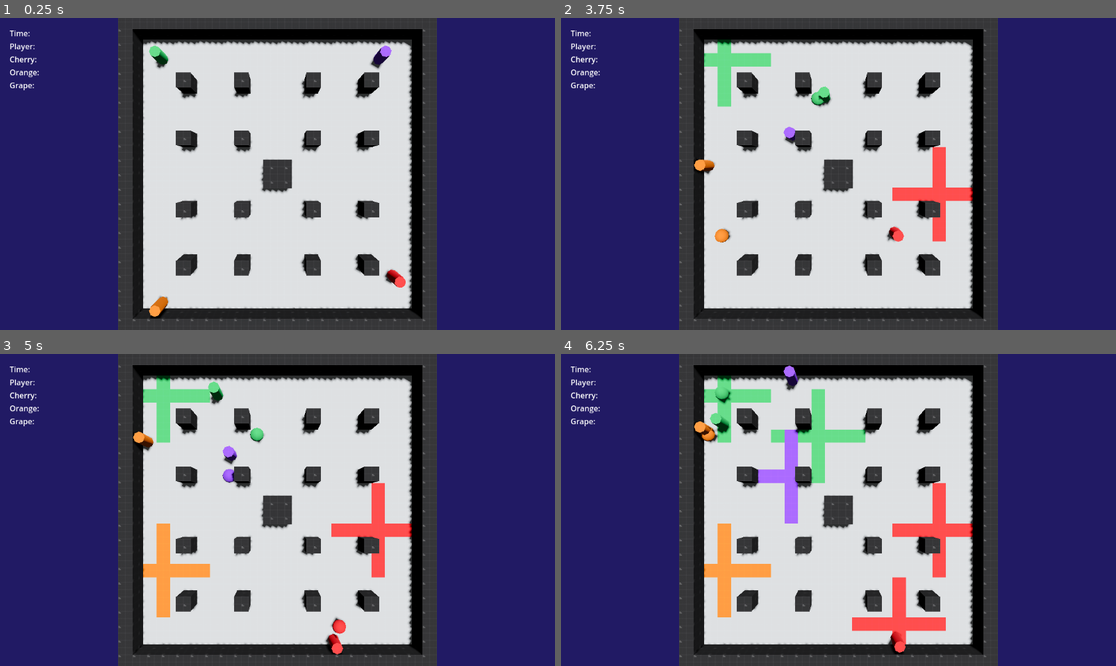
Above: before the commit, frames 1-4 (two rows, left to right).
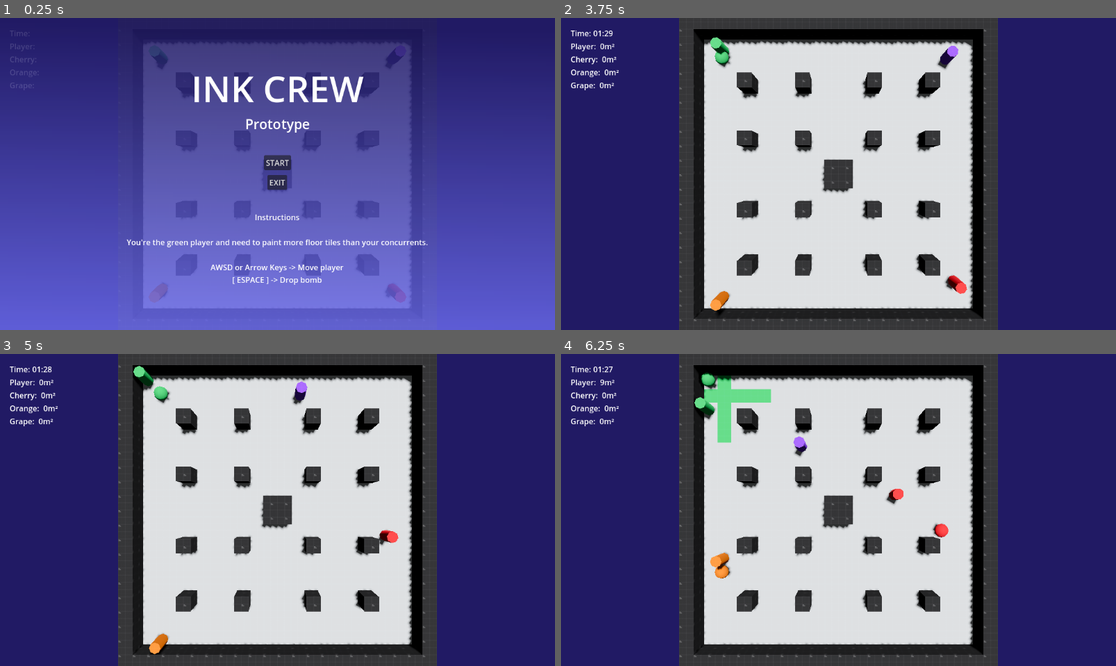
Above: after the commit, the same moments.

Repository: Urutau-Games/ink-crew
Game: Godot game, scene res://match.tscn
Two runs of this game, one before a commit and one after it. Both use one fixed random seed, a clock stepped at 60 frames per second and the inputs below.
Inputs (mouse positions are in pixels of both pictures, inside the frame that each line leads up to):
- Up to frame 1 (0.25 s): no input
- Up to frame 2 (3.75 s): click (838, 161) at 0.5 s, where only the run after the commit has a clickable "START"; hold D (walk_right) 1.28-2.03 s; tap Space (drop_bomb) every 0.75 s from 1.35 to 3.6 s; hold S (walk_backward) 2.03-2.78 s; hold D (walk_right) 2.78-3.53 s; hold W (walk_forward) from 3.53 s (still down)
- Up to frame 3 (5 s): release W (walk_forward) at 4.28 s; hold A (walk_left) from 4.28 s (still down); tap Space (drop_bomb) at 4.35 s
- Up to frame 4 (6.25 s): tap Space (drop_bomb) at 5.1, 5.85 s; release A (walk_left) at 5.78 s; hold S (walk_backward) from 5.78 s (still down)

The runs differ from the first frame. In frame 1, 90% of the frame differs, in the area x 0-100%, y 0-100%; in frame 2, 3.4%; in frame 3, 4.7%; in frame 4, 6.8%.

Commit message:
Complete gameplay cycle

Diff:
--- a/arena.tscn
+++ b/arena.tscn
@@ -39,6 +39,7 @@
 [node name="Player" parent="." node_paths=PackedStringArray("input_controler") instance=ExtResource("2_fu4bq")]
 transform = Transform3D(1, 0, 0, 0, 1, 0, 0, 0, 1, -9, 1, -9)
 input_controler = NodePath("HumanPlayerController")
+tag = 0
 
 [node name="HumanPlayerController" type="Node" parent="Player"]
 script = ExtResource("3_sbb53")
@@ -48,6 +49,7 @@
 transform = Transform3D(1, 0, 0, 0, 1, 0, 0, 0, 1, -9, 1, 8)
 input_controler = NodePath("RandomNpcController")
 bomb_color = 2
+tag = 2
 
 [node name="RandomNpcController" type="Node" parent="NPC1"]
 script = ExtResource("4_pbtuc")
@@ -57,6 +59,7 @@
 transform = Transform3D(1, 0, 0, 0, 1, 0, 0, 0, 1, 8, 1, -9)
 input_controler = NodePath("RandomNpcController")
 bomb_color = 3
+tag = 3
 
 [node name="RandomNpcController" type="Node" parent="NPC2"]
 script = ExtResource("4_pbtuc")
@@ -67,6 +70,7 @@
 transform = Transform3D(1, 0, 0, 0, 1, 0, 0, 0, 1, 8, 1, 8)
 input_controler = NodePath("RandomNpcController")
 bomb_color = 4
+tag = 1
 
 [node name="RandomNpcController" type="Node" parent="NPC3"]
 script = ExtResource("4_pbtuc")
--- a/bomb.gd
+++ b/bomb.gd
@@ -8,14 +8,15 @@
 @export var textures: Dictionary[Constants.FloorColor, Texture2D] = {}
 
 @export var color: Constants.FloorColor = Constants.FloorColor.Green
+@export var bomb_owner: Constants.PlayerTag = Constants.PlayerTag.None
 
 var _affected_tiles: Array = []
 
-@onready var visuals = $Visuals
+@onready var _visuals = $Visuals
 @onready var _material: StandardMaterial3D
 
 func _ready() -> void:
-	_material = visuals.material
+	_material = _visuals.material
 	_define_color()
 	_adjust_raycasts()
 
@@ -44,7 +45,7 @@
 			raycast.force_raycast_update()
 
 	for tile in _affected_tiles:
-		tile.paint(color)
+		tile.paint(color, bomb_owner)
 
 	exploded.emit()
 	queue_free()
--- a/constants.gd
+++ b/constants.gd
@@ -1,4 +1,6 @@
 extends Object
 class_name Constants
 
-enum FloorColor {Dark, Green, Orange, Purpe, Red, Light}
+enum FloorColor {Dark, Green, Orange, Purple, Red, Light}
+
+enum PlayerTag {None = -1, Player1, RedNpc, OrangeNpc, PurpleNpc}
--- a/event_bus.gd
+++ b/event_bus.gd
@@ -1,3 +1,4 @@
 extends Node
 
-signal tile_painted(who: int, color: Constants.FloorColor)
+@warning_ignore("unused_signal")
+signal tile_painted(owner: Constants.PlayerTag, previousOwner: Constants.PlayerTag)
--- a/floor_tile.gd
+++ b/floor_tile.gd
@@ -7,10 +7,15 @@
 @export var empty_color: Constants.FloorColor = Constants.FloorColor.Light
 
 var _material: StandardMaterial3D
+var _current_owner: Constants.PlayerTag = Constants.PlayerTag.None
 
 func _ready() -> void:
 	_material = tile.material
 	_material.albedo_texture = textures[empty_color]
 
-func paint(color: Constants.FloorColor):
+func paint(color: Constants.FloorColor, new_owner: Constants.PlayerTag):
 	_material.albedo_texture = textures[color]
+	var previous_owner = _current_owner
+	_current_owner = new_owner
+
+	EventBus.tile_painted.emit(_current_owner, previous_owner)
--- a/match.gd
+++ b/match.gd
@@ -1,6 +1,124 @@
 extends Control
 
+enum MatchState {Menu, Countdown, Playing, Finished}
+
+class MatchData:
+	var score: Dictionary[Constants.PlayerTag, int] = {
+		Constants.PlayerTag.Player1: 0,
+		Constants.PlayerTag.RedNpc: 0,
+		Constants.PlayerTag.OrangeNpc: 0,
+		Constants.PlayerTag.PurpleNpc: 0
+	}
+
+	var state: MatchState = MatchState.Menu
+
+@export_category("Match Control")
+## Match time in seconds
+@export var match_time: float = 90
+## Countdown to start in seconds
+@export var match_countdown: float = 3
+
+@onready var time_label = %TimeLabel
+@onready var player_area = %PlayerArea
+@onready var red_npc_area = %RedNpcArea
+@onready var orange_npc_area = %OrangeNpcArea
+@onready var purple_npc_area = %PurpleNpcArea
+@onready var arena = %Arena
+@onready var countdown_timer: Timer = $CountdownTimer
+@onready var match_timer: Timer = $MatchTimer
+
+@onready var countdown: CanvasLayer = $Countdown
+@onready var results: CanvasLayer = $Results
+@onready var menu: CanvasLayer = $Menu
+@onready var countdown_label = $Countdown/Control/Panel/CountdownLabel
+@onready var results_table: VBoxContainer = $Results/Control/Panel/VBoxContainer/ResultsTable
+
+const AREA_TEMPLATE := "%dm²"
+const TIME_TEMPLATE: String = "%02d:%02d"
+const COUNTDOWN_TEMPLATE: String = "%d"
+const MINUTE_IN_SECONDS: float = 60
+
+const PLAYER_NAMES = ['Player', 'Cherry', 'Orange', 'Grape']
+
+var _match_data: MatchData
+
+var result_entry_scene: PackedScene = preload("res://result_entry.tscn")
+
+func _ready() -> void:
+	arena.process_mode = Node.PROCESS_MODE_DISABLED
+	EventBus.tile_painted.connect(_on_title_painted)
+	_match_data = MatchData.new()
+
+func _process(_delta: float) -> void:
+	match _match_data.state:
+		MatchState.Playing:
+			_set_timer_label()
+			player_area.text = AREA_TEMPLATE % _match_data.score[Constants.PlayerTag.Player1]
+			red_npc_area.text = AREA_TEMPLATE % _match_data.score[Constants.PlayerTag.RedNpc]
+			orange_npc_area.text = AREA_TEMPLATE % _match_data.score[Constants.PlayerTag.OrangeNpc]
+			purple_npc_area.text = AREA_TEMPLATE % _match_data.score[Constants.PlayerTag.PurpleNpc]
+
+		MatchState.Countdown:
+			countdown_label.text = COUNTDOWN_TEMPLATE % (countdown_timer.time_left + 1)
+
+		_:
+			return
+
+func _set_timer_label():
+	var time_left = match_timer.time_left
+	var minutes: float = time_left / MINUTE_IN_SECONDS
+	var seconds: float = fmod(time_left, MINUTE_IN_SECONDS)
+	time_label.text = TIME_TEMPLATE % [minutes, seconds]
+
+func _on_title_painted(who: Constants.PlayerTag, previousOwner: Constants.PlayerTag):
+	_match_data.score[who] += 1
+	if not previousOwner == Constants.PlayerTag.None:
+		_match_data.score[previousOwner] -= 1
+
 func _unhandled_input(event: InputEvent) -> void:
-	var keyboard = event as InputEventKey
-	if keyboard and keyboard.keycode == KEY_F3:
-		get_tree().reload_current_scene()
+	if OS.has_feature("editor"):
+		var keyboard = event as InputEventKey
+		if keyboard and keyboard.keycode == KEY_F3:
+			_restart_scene()
+
+func _restart_scene():
+	get_tree().reload_current_scene()
+
+func _on_countdown_timer_timeout() -> void:
+	countdown.hide()
+	_match_data.state = MatchState.Playing
+	arena.process_mode = Node.PROCESS_MODE_ALWAYS
+	match_timer.start(match_time)
+
+func _on_match_timer_timeout() -> void:
+	arena.process_mode = Node.PROCESS_MODE_DISABLED
+	_match_data.state = MatchState.Finished
+	_build_and_show_results()
+
+func _build_and_show_results():
+	var score_array = _match_data.score.keys().map(func (key): return [PLAYER_NAMES[key], _match_data.score[key]])
+
+	score_array.sort_custom(_sort_result_descending)
+
+	for result in score_array:
+		var entry = result_entry_scene.instantiate()
+		results_table.add_child(entry)
+		entry.player = result[0]
+		entry.area = AREA_TEMPLATE % result[1]
+
+	results.show()
+
+func _sort_result_descending(a: Array, b: Array):
+	return a[1] > b[1]
+
+func _on_exit_button_pressed() -> void:
+	get_tree().quit()
+
+func _on_start_button_pressed() -> void:
+	menu.hide()
+	_match_data.state = MatchState.Countdown
+	countdown.show()
+	countdown_timer.start(match_countdown)
+
+func _on_restart_button_pressed() -> void:
+	_restart_scene()
--- a/match.tscn
+++ b/match.tscn
@@ -1,7 +1,18 @@
-[gd_scene load_steps=3 format=3 uid="uid://cv5loklt3i5d5"]
+[gd_scene load_steps=6 format=3 uid="uid://cv5loklt3i5d5"]
 
 [ext_resource type="Script" uid="uid://b5cg5euqmr6ip" path="res://match.gd" id="1_2n26j"]
 [ext_resource type="PackedScene" uid="uid://duwoi70lglhbr" path="res://arena.tscn" id="1_7y1jj"]
+
+[sub_resource type="Gradient" id="Gradient_x8et2"]
+colors = PackedColorArray(0.12941177, 0.101960786, 0.39215687, 0.8509804, 0.4117647, 0.4117647, 0.91764706, 0.8509804)
+
+[sub_resource type="GradientTexture2D" id="GradientTexture2D_crtjb"]
+gradient = SubResource("Gradient_x8et2")
+fill_from = Vector2(0.48076922, 0.014957265)
+fill_to = Vector2(0.4508547, 1)
+
+[sub_resource type="StyleBoxTexture" id="StyleBoxTexture_xkuxl"]
+texture = SubResource("GradientTexture2D_crtjb")
 
 [node name="Match" type="Control"]
 layout_mode = 3
@@ -29,6 +40,8 @@
 render_target_update_mode = 4
 
 [node name="Arena" parent="GameLayer/SubViewportContainer/SubViewport" instance=ExtResource("1_7y1jj")]
+unique_name_in_owner = true
+process_mode = 4
 
 [node name="UILayer" type="CanvasLayer" parent="."]
 
@@ -113,3 +126,193 @@
 [node name="PurpleNpcArea" type="Label" parent="UILayer/Control/HBoxContainer/MarginContainer/VBoxContainer/HBoxContainer5"]
 unique_name_in_owner = true
 layout_mode = 2
+
+[node name="MatchTimer" type="Timer" parent="."]
+one_shot = true
+
+[node name="CountdownTimer" type="Timer" parent="."]
+one_shot = true
+
+[node name="Menu" type="CanvasLayer" parent="."]
+layer = 2
+
+[node name="Control" type="Control" parent="Menu"]
+layout_mode = 3
+anchors_preset = 15
+anchor_right = 1.0
+anchor_bottom = 1.0
+grow_horizontal = 2
+grow_vertical = 2
+
+[node name="Panel" type="Panel" parent="Menu/Control"]
+layout_mode = 1
+anchors_preset = 15
+anchor_right = 1.0
+anchor_bottom = 1.0
+grow_horizontal = 2
+grow_vertical = 2
+theme_override_styles/panel = SubResource("StyleBoxTexture_xkuxl")
+
+[node name="VBoxContainer" type="VBoxContainer" parent="Menu/Control/Panel"]
+layout_mode = 1
+anchors_preset = 8
+anchor_left = 0.5
+anchor_top = 0.5
+anchor_right = 0.5
+anchor_bottom = 0.5
+offset_left = -20.0
+offset_top = -20.0
+offset_right = 20.0
+offset_bottom = 20.0
+grow_horizontal = 2
+grow_vertical = 2
+theme_override_constants/separation = 45
+
+[node name="VBoxContainer2" type="VBoxContainer" parent="Menu/Control/Panel/VBoxContainer"]
+layout_mode = 2
+
+[node name="Label" type="Label" parent="Menu/Control/Panel/VBoxContainer/VBoxContainer2"]
+layout_mode = 2
+theme_override_font_sizes/font_size = 75
+text = "INK CREW"
+horizontal_alignment = 1
+vertical_alignment = 1
+
+[node name="Label2" type="Label" parent="Menu/Control/Panel/VBoxContainer/VBoxContainer2"]
+layout_mode = 2
+theme_override_font_sizes/font_size = 28
+text = "Prototype"
+horizontal_alignment = 1
+vertical_alignment = 1
+
+[node name="VBoxContainer" type="VBoxContainer" parent="Menu/Control/Panel/VBoxContainer"]
+layout_mode = 2
+theme_override_constants/separation = 10
+
+[node name="StartButton" type="Button" parent="Menu/Control/Panel/VBoxContainer/VBoxContainer"]
+layout_mode = 2
+size_flags_horizontal = 4
+text = "START"
+
+[node name="ExitButton" type="Button" parent="Menu/Control/Panel/VBoxContainer/VBoxContainer"]
+layout_mode = 2
+size_flags_horizontal = 4
+text = "EXIT"
+
+[node name="Label" type="Label" parent="Menu/Control/Panel/VBoxContainer"]
+layout_mode = 2
+text = "Instructions
+
+You're the green player and need to paint more floor tiles than your concurrents.
+
+AWSD or Arrow Keys -> Move player
+[ ESPACE ] -> Drop bomb"
+horizontal_alignment = 1
+vertical_alignment = 1
+
+[node name="Results" type="CanvasLayer" parent="."]
+layer = 3
+visible = false
+
+[node name="Control" type="Control" parent="Results"]
+layout_mode = 3
+anchors_preset = 15
+anchor_right = 1.0
+anchor_bottom = 1.0
+grow_horizontal = 2
+grow_vertical = 2
+
+[node name="Panel" type="Panel" parent="Results/Control"]
+layout_mode = 1
+anchors_preset = 15
+anchor_right = 1.0
+anchor_bottom = 1.0
+grow_horizontal = 2
+grow_vertical = 2
+theme_override_styles/panel = SubResource("StyleBoxTexture_xkuxl")
+
+[node name="VBoxContainer" type="VBoxContainer" parent="Results/Control/Panel"]
+layout_mode = 1
+anchors_preset = 8
+anchor_left = 0.5
+anchor_top = 0.5
+anchor_right = 0.5
+anchor_bottom = 0.5
+offset_left = -20.0
+offset_top = -20.0
+offset_right = 20.0
+offset_bottom = 20.0
+grow_horizontal = 2
+grow_vertical = 2
+theme_override_constants/separation = 45
+
+[node name="Label2" type="Label" parent="Results/Control/Panel/VBoxContainer"]
+layout_mode = 2
+theme_override_font_sizes/font_size = 75
+text = "RESULTS"
+horizontal_alignment = 1
+vertical_alignment = 1
+
+[node name="ResultsTable" type="VBoxContainer" parent="Results/Control/Panel/VBoxContainer"]
+layout_mode = 2
+size_flags_horizontal = 4
+
+[node name="VBoxContainer" type="VBoxContainer" parent="Results/Control/Panel/VBoxContainer"]
+layout_mode = 2
+theme_override_constants/separation = 10
+
+[node name="RestartButton" type="Button" parent="Results/Control/Panel/VBoxContainer/VBoxContainer"]
+layout_mode = 2
+size_flags_horizontal = 4
+text = "RESTART"
+
+[node name="ExitButton" type="Button" parent="Results/Control/Panel/VBoxContainer/VBoxContainer"]
+layout_mode = 2
+size_flags_horizontal = 4
+text = "EXIT"
+
+[node name="Countdown" type="CanvasLayer" parent="."]
+layer = 4
+visible = false
+
+[node name="Control" type="Control" parent="Countdown"]
+layout_mode = 3
+anchors_preset = 15
+anchor_right = 1.0
+anchor_bottom = 1.0
+grow_horizontal = 2
+grow_vertical = 2
+
+[node name="Panel" type="Panel" parent="Countdown/Control"]
+layout_mode = 1
+anchors_preset = 15
+anchor_right = 1.0
+anchor_bottom = 1.0
+grow_horizontal = 2
+grow_vertical = 2
+theme_override_styles/panel = SubResource("StyleBoxTexture_xkuxl")
+
+[node name="CountdownLabel" type="Label" parent="Countdown/Control/Panel"]
+layout_mode = 1
+anchors_preset = 8
+anchor_left = 0.5
+anchor_top = 0.5
+anchor_right = 0.5
+anchor_bottom = 0.5
+offset_left = -20.0
+offset_top = -11.5
+offset_right = 20.0
+offset_bottom = 11.5
+grow_horizontal = 2
+grow_vertical = 2
+theme_override_font_sizes/font_size = 150
+text = "3"
+horizontal_alignment = 1
+vertical_alignment = 1
+
+[connection signal="timeout" from="MatchTimer" to="." method="_on_match_timer_timeout"]
+[connection signal="timeout" from="CountdownTimer" to="." method="_on_countdown_timer_timeout"]
+[connection signal="pressed" from="Menu/Control/Panel/VBoxContainer/VBoxContainer/StartButton" to="." method="_on_start_button_pressed"]
+[connection signal="pressed" from="Menu/Control/Panel/VBoxContainer/VBoxContainer/ExitButton" to="." method="_on_exit_button_pressed"]
+[connection signal="pressed" from="Results/Control/Panel/VBoxContainer/VBoxContainer/RestartButton" to="." method="_on_restart_button_pressed"]
+[connection signal="pressed" from="Results/Control/Panel/VBoxContainer/VBoxContainer/ExitButton" to="." method="_on_exit_button_pressed"]
--- a/player.gd
+++ b/player.gd
@@ -15,11 +15,13 @@
 @export var max_bombs: int = 1
 @export var bomb_color: Constants.FloorColor = Constants.FloorColor.Green
 
+@export var tag: Constants.PlayerTag = Constants.PlayerTag.None
+
 var _available_bombs: int
 
 func _ready() -> void:
 	_available_bombs = max_bombs
-	%Visuals.set_color(bomb_color)
+	visuals.set_color(bomb_color)
 
 func _process(_delta: float) -> void:
 	if(input_controler.input.bomb_dropped and _available_bombs > 0):
@@ -35,6 +37,7 @@
 func _drop_bomb():
 	var bomb: Bomb = bomb_scene.instantiate()
 	bomb.color = bomb_color
+	bomb.bomb_owner = tag
 	add_child(bomb)
 	bomb.global_position = Vector3(roundi(global_position.x), 0.6, roundi(global_position.z))
 	bomb.exploded.connect(_refill_bombs)
--- a/project.godot
+++ b/project.godot
@@ -14,6 +14,10 @@
 run/main_scene="uid://cv5loklt3i5d5"
 config/features=PackedStringArray("4.5", "GL Compatibility")
 config/icon="res://icon.svg"
+
+[autoload]
+
+EventBus="*res://event_bus.gd"
 
 [input]
 
--- /dev/null
+++ b/result_entry.gd
@@ -0,0 +1,17 @@
+extends Control
+class_name ResultEntry
+
+@onready var player_label: Label = $PlayerLabel
+@onready var area_label: Label = $AreaLabel
+
+var player: String:
+	set(value):
+		player = value
+		if player_label:
+			player_label.text = value
+
+var area: String:
+	set(value):
+		area = value
+		if area_label:
+			area_label.text = value
--- /dev/null
+++ b/result_entry.tscn
@@ -0,0 +1,23 @@
+[gd_scene load_steps=2 format=3 uid="uid://xg6mhvsw461i"]
+
+[ext_resource type="Script" uid="uid://b7hhlov31q314" path="res://result_entry.gd" id="1_o3bnm"]
+
+[node name="ResultEntry" type="HBoxContainer"]
+offset_right = 214.0
+offset_bottom = 45.0
+size_flags_horizontal = 6
+theme_override_constants/separation = 20
+script = ExtResource("1_o3bnm")
+
+[node name="PlayerLabel" type="Label" parent="."]
+layout_mode = 2
+theme_override_font_sizes/font_size = 32
+text = "Player"
+vertical_alignment = 1
+
+[node name="AreaLabel" type="Label" parent="."]
+layout_mode = 2
+theme_override_font_sizes/font_size = 32
+text = "100m²"
+horizontal_alignment = 2
+vertical_alignment = 1
Not shown, added: result_entry.gd.uid
